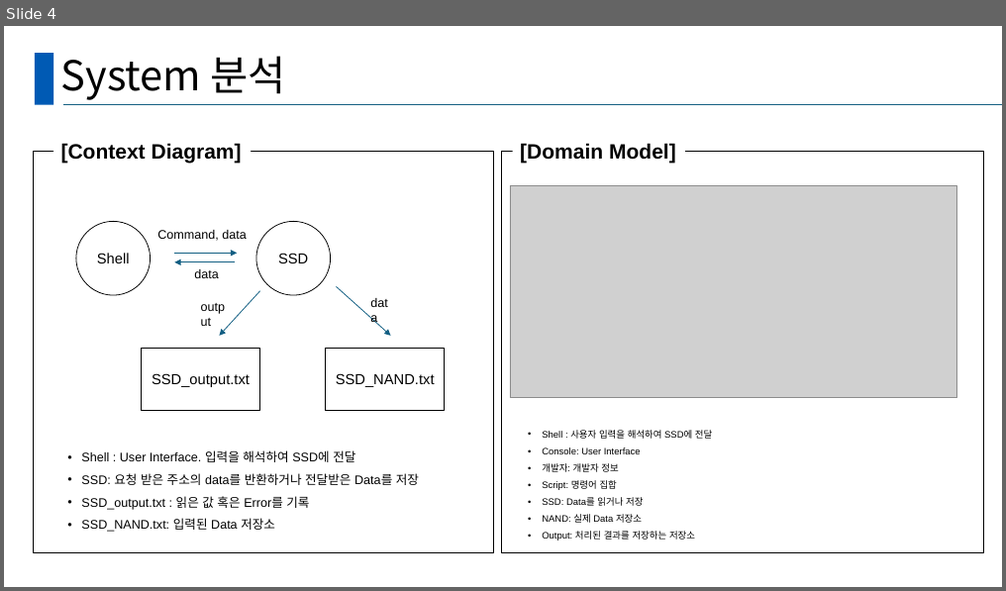
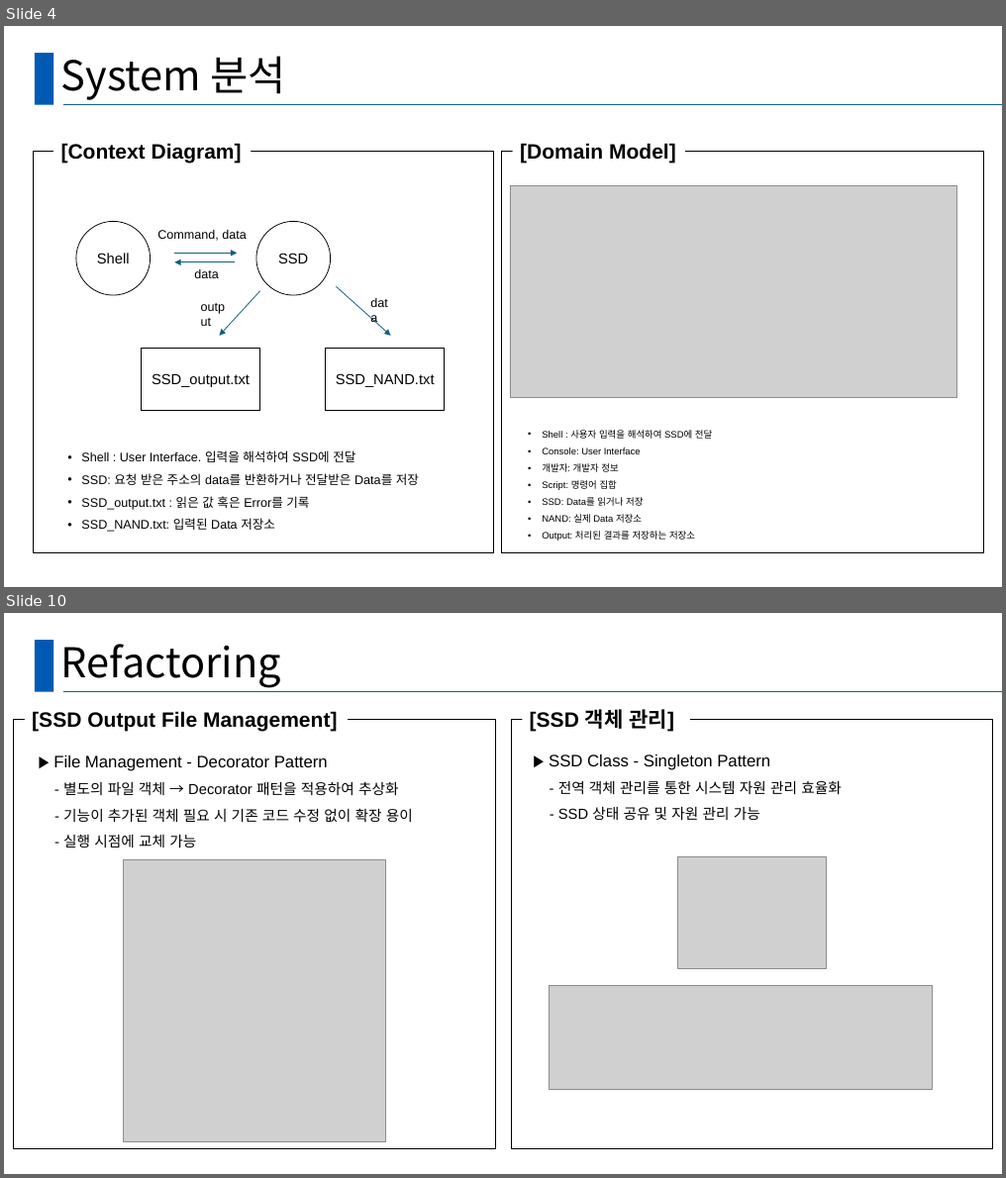
Before and after one commit to Hyominii/ssd, a slide deck: SSD_B_BestReviewer.pptx. Shown one above the other, each under a label of ours: slide 4 before the commit, slides 4 and 10 after it; the slides between them are not shown. The pictures are 1006x591 and 1006x1178 pixels, drawn with LibreOffice and Linux fonts; fonts in the diff are those of the drawing; grey boxes stand for pictures. Boxes give left, top, right and bottom in pixels: in the first picture for what was removed or moved away, otherwise in the second. Text is boxed around its words. In the diff, an @@ line names an element or a change of style, - is before the commit and + after.

```diff
--- a/SSD_B_BestReviewer.pptx
+++ b/SSD_B_BestReviewer.pptx
@@ slide 10 added at [4,613,1002,1174], background #FFFFFF; not listed: 2 template elements that a slide beside it also shows @@
@@ title added at [61,644,281,688], 39.6 pt, text #000000 @@
+Refactoring
@@ rectangle added at [14,719,496,1149], outline #000000 0.75 pt @@
@@ text added at [32,711,337,732], 20 pt, text #000000, bold @@
+[SSD Output File Management]
@@ rectangle added at [511,719,993,1149], outline #000000 0.75 pt @@
@@ text added at [530,709,674,732], 20 pt, text #000000, bold @@
+[SSD 객체 관리]
@@ text added at [54,756,413,848], 14 pt, text #000000 @@
+▶ File Management - Decorator Pattern
+- 별도의 파일 객체 → Decorator 패턴을 적용하여 추상화
+- 기능이 추가된 객체 필요 시 기존 코드 수정 없이 확장 용이
+- 실행 시점에 교체 가능
@@ text added at [548,755,842,820], 14 pt, text #000000 @@
+▶ SSD Class - Singleton Pattern
+- 전역 객체 관리를 통한 시스템 자원 관리 효율화
+- SSD 상태 공유 및 자원 관리 가능
@@ picture added at [123,861,385,1142] @@
@@ picture added at [678,858,827,968] @@
@@ picture added at [549,985,932,1089] @@
```
Also in this commit, not shown: 4 slides changed, 7 other slides added, 4 slides removed.
